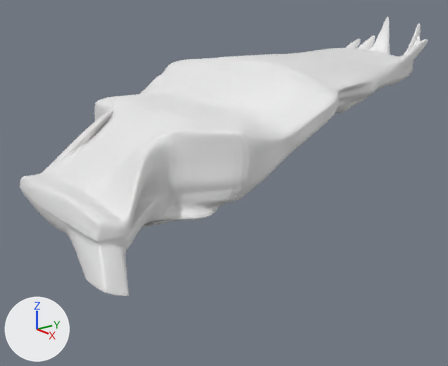
What one commit did to the Blender file windigo.blend.
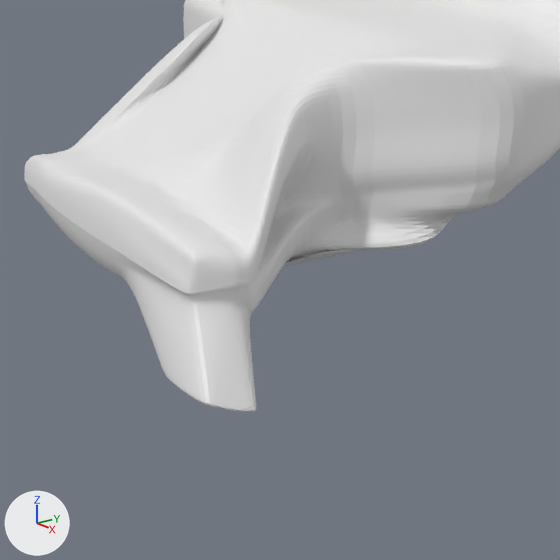
Each version appears first whole from a 50 mm camera at (1.48, -2.59, 2.31) aimed at (-1.01, -0.67, 1.28), and next in a close-up on the part from 2% to 61% of the width and 28% to 100% of the height. The axes (+X, +Y, +Z) are drawn at lower left. The lights are the same throughout.
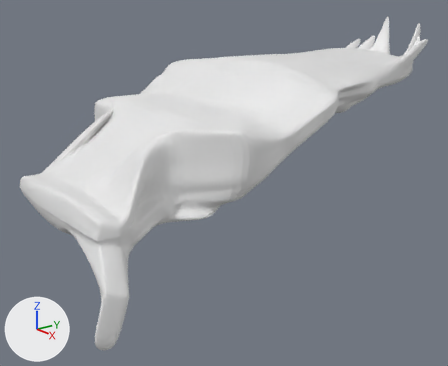
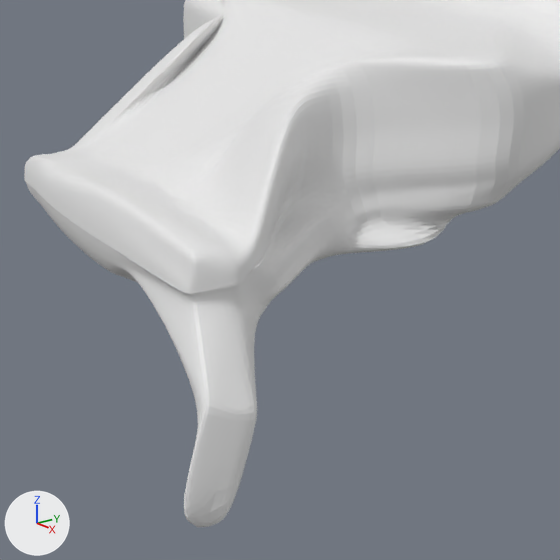
What differs and where, as boxes (x1, y1, x2, y2) in the close-ups (560 x 560 px):
'Sphere', reshaped
    before: (24, 0, 560, 411)
    after: (24, 0, 560, 527)
part 1 of me_sphere_001, built on
    before: (118, 121, 477, 399)
    after: (119, 119, 477, 527)

What the commit changed:
me_sphere_001 is used by ob_sphere; location (-0.909, -1.319, 1.787).
me_sphere_001 had 1342 vertices, 1421 faces and spanned x -0.71..0.56, y -0.36..2.09, z -0.64..0.55.
me_sphere_001 now has 1350 vertices, 1429 faces and spans x -0.71..0.56, y -0.44..2.09, z -0.85..0.55.
Part 1, on me_sphere_001:
1 vertex is removed from x 0.37, y -0.22, z -0.48.
9 faces are deleted.
108 vertices move from x -0.46..0.38, y -0.35..0.41, z -0.64..-0.33 to x -0.48..0.46, y -0.35..0.41, z -0.66..-0.32.
9 vertices are added at x 0.35..0.52, y -0.44..-0.17, z -0.85..-0.47.
17 new faces join them.
